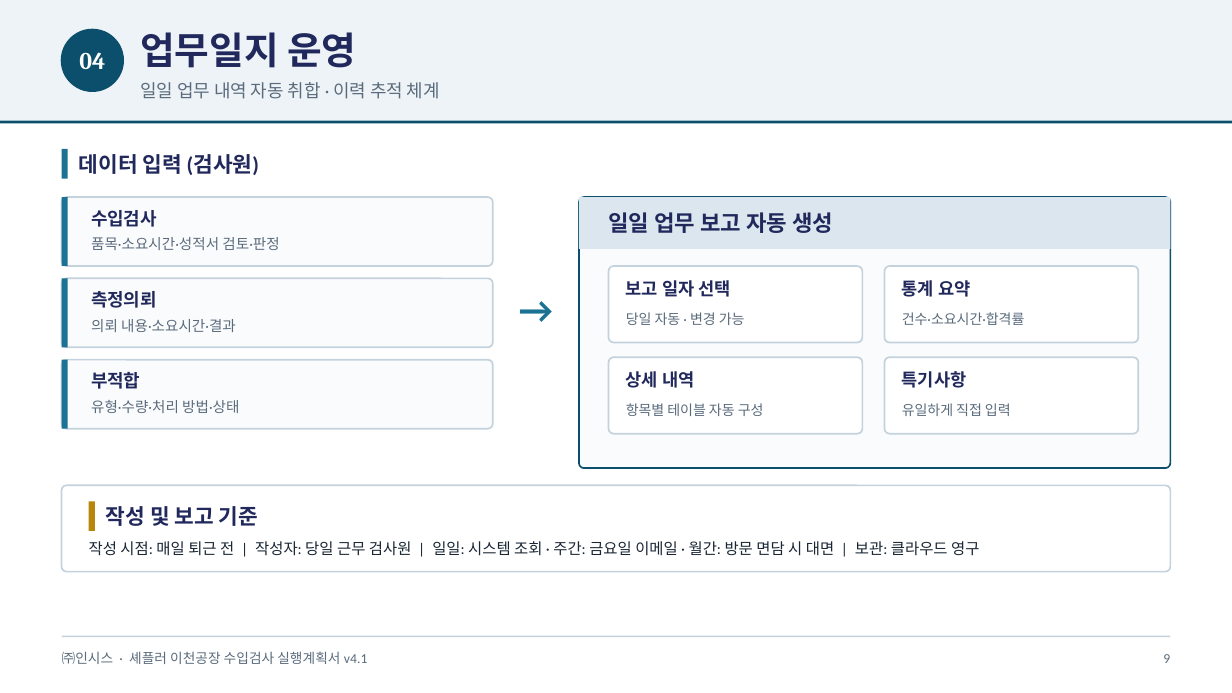
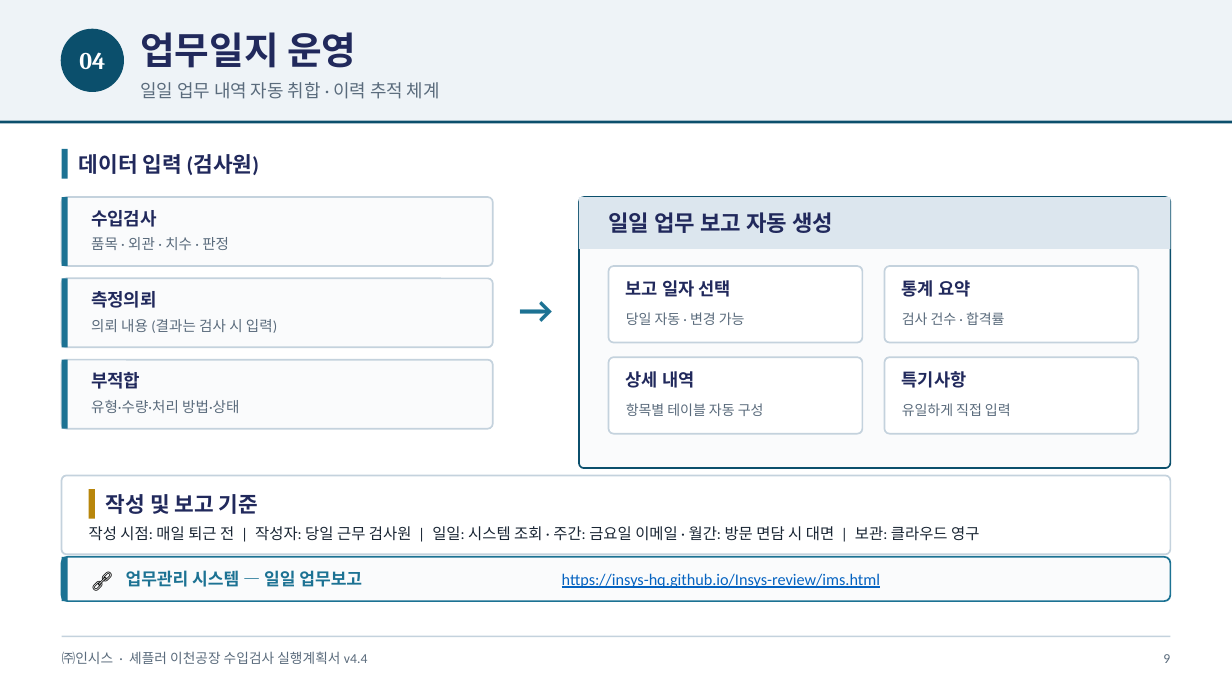
Before and after one commit to Insys-HQ/Insys-review, a slide deck: slide 9 of action_plan.pptx. Drawn at 1232x693 pixels with LibreOffice and Linux fonts; fonts in the diff are those of the drawing. Boxes give left, top, right and bottom in pixels: in the first picture for what was removed or moved away, otherwise in the second. Text is boxed around its words. In the diff, an @@ line names an element or a change of style, - is before the commit and + after.

```diff
--- a/action_plan.pptx
+++ b/action_plan.pptx
@@ text at <box>91,237,229,250</box>: text changed @@
-품목·소요시간·성적서 검토·판정
+품목 · 외관 · 치수 · 판정
@@ text at <box>91,319,277,333</box>: text changed @@
-의뢰 내용·소요시간·결과
+의뢰 내용 (결과는 검사 시 입력)
@@ text at <box>902,312,1005,325</box>: text changed @@
-건수·소요시간·합격률
+검사 건수 · 합격률
@@ rounded rectangle: place and size @@
-rounded rectangle at <box>62,485,1170,572</box>
+rounded rectangle at <box>62,476,1170,554</box>
@@ rounded rectangle at <box>62,476,1170,554</box>: proportions changed @@
@@ rectangle: place and size @@
-rectangle at <box>89,501,95,531</box>
+rectangle at <box>89,489,95,519</box>
@@ text "작성 및 보고 기준": place and size @@
-text "작성 및 보고 기준" at <box>106,506,258,526</box>
+text "작성 및 보고 기준" at <box>106,494,258,514</box>
@@ text "작성 시점: 매일 퇴근 전 ...": place and size @@
-text "작성 시점: 매일 퇴근 전 ..." at <box>89,541,979,556</box>
+text "작성 시점: 매일 퇴근 전 ..." at <box>89,526,979,541</box>
@@ rounded rectangle added at <box>62,557,1170,601</box>, fill #FAFBFC, outline #1C7293 1 pt @@
@@ rectangle added at <box>62,557,68,601</box>, fill #1C7293 @@
@@ text added at <box>81,557,123,601</box>, 12 pt, text #000000 @@
+🔗
@@ text added at <box>126,570,362,587</box>, 10 pt, text #1C7293, bold @@
+업무관리 시스템 — 일일 업무보고
@@ text added at <box>562,573,880,588</box>, 9.5 pt, text #0563C1, underline @@
+https://insys-hq.github.io/Insys-review/ims.html
@@ text at <box>62,651,368,664</box>: text changed @@
-㈜인시스 · 셰플러 이천공장 수입검사 실행계획서 v4.1
+㈜인시스 · 셰플러 이천공장 수입검사 실행계획서 v4.4
```
Also in this commit, not shown: 12 other slides changed.
